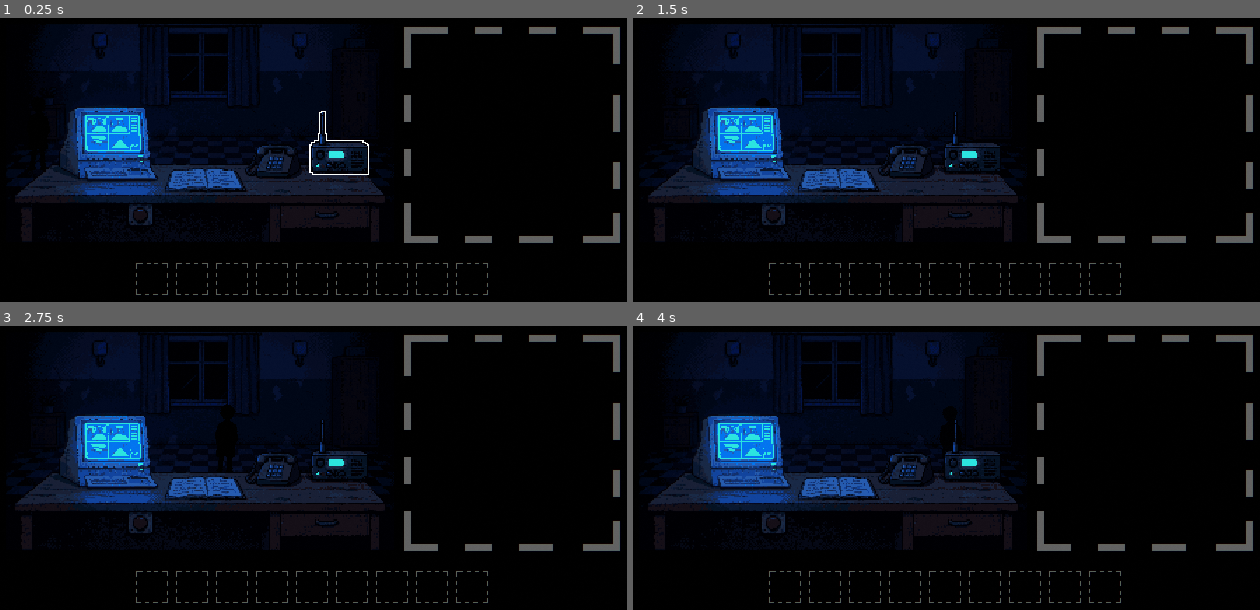
Above: before the commit, frames 1-4 (two rows, left to right).
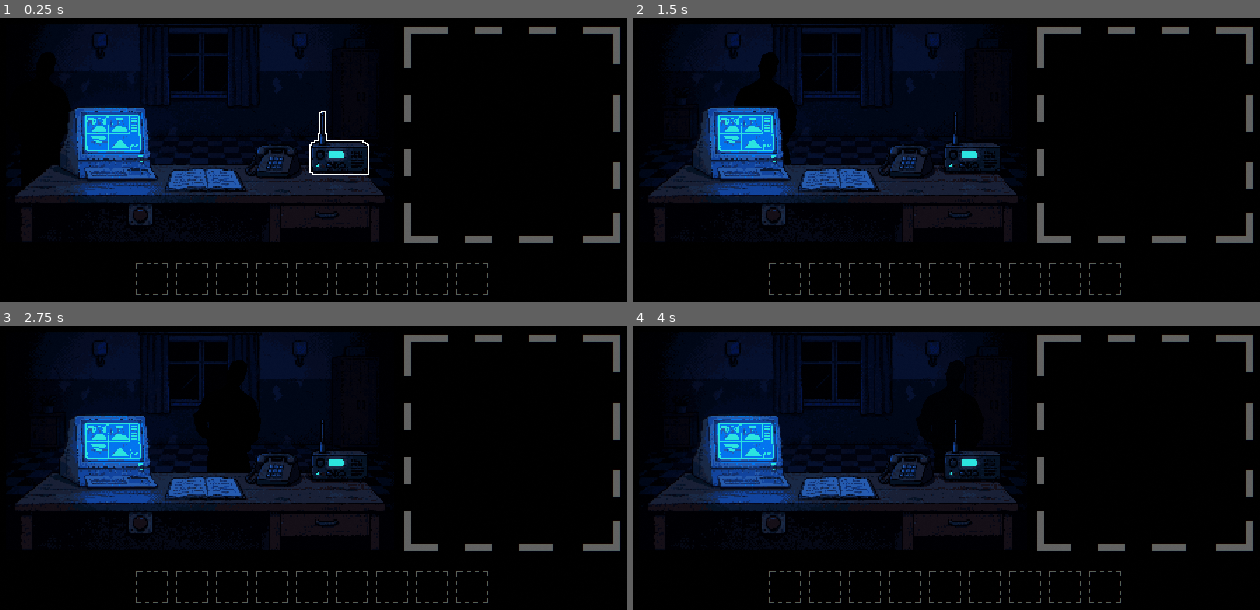
Above: after the commit, the same moments.

Repository: Blyaprint/StudakPlease
Game: Godot game, scene res://scenes/main.tscn
Same seed, same stepped clock (60 frames per second), same inputs: the game is played once before the commit and once after it.
Inputs (mouse positions are in pixels of both pictures, inside the frame that each line leads up to):
- Up to frame 1 (0.25 s): no input
- Up to frame 2 (1.5 s): move the mouse to (1084, 145) at 0.52 s; click (1084, 145) at 0.67 s; tap Space at 0.77 s; drag from (814, 179) to (915, 233) at 1.27 s
- Up to frame 3 (2.75 s): move the mouse to (376, 391) at 2.02 s; click (376, 391) at 2.17 s
- Up to frame 4 (4 s): drag from (915, 541) to (752, 416) at 2.77 s; move the mouse to (1134, 524) at 3.52 s; click (1134, 524) at 3.67 s; tap Space at 3.77 s

The runs differ from the first frame. In frame 1, 0.2% of the frame differs, in the area x 3-11%, y 13-61%; in frame 2, 0.9%, in the area x 16-27%, y 11-52%; in frame 3, 0.7%; in frame 4, 0.2%.

Commit message:
Use Kostya light sprite for NPC size test

Diff:
--- a/scenes/npc.tscn
+++ b/scenes/npc.tscn
@@ -1,7 +1,7 @@
 [gd_scene format=3 uid="uid://djgmfl55nafbk"]
 
 [ext_resource type="Script" uid="uid://c7pxm777rxh2j" path="res://scripts/npc.gd" id="1_abqhh"]
-[ext_resource type="Texture2D" uid="uid://dv3mb0oxbvqx4" path="res://assets/sprites/NPCs/Mudachok.png" id="2_rv78h"]
+[ext_resource type="Texture2D" uid="uid://ffewhihyorne" path="res://assets/sprites/NPCs/Kostya_light4.png" id="2_rv78h"]
 
 [sub_resource type="SpriteFrames" id="SpriteFrames_abqhh"]
 animations = [{
